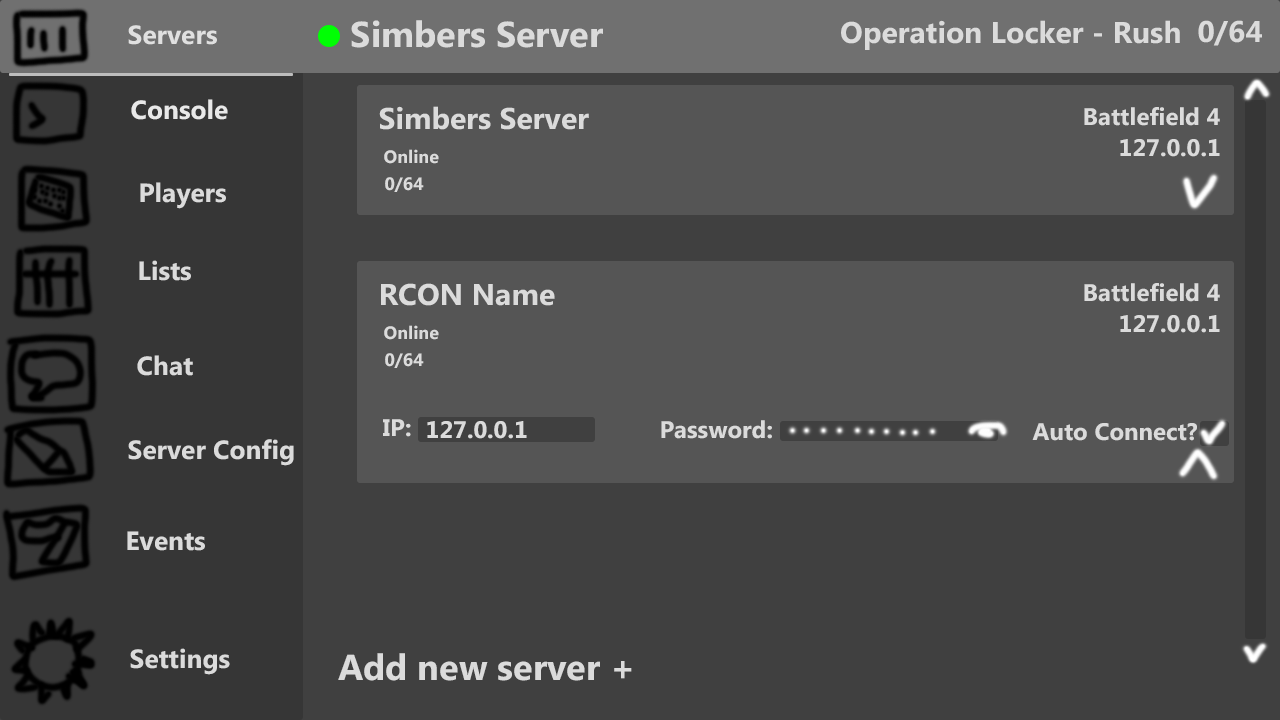
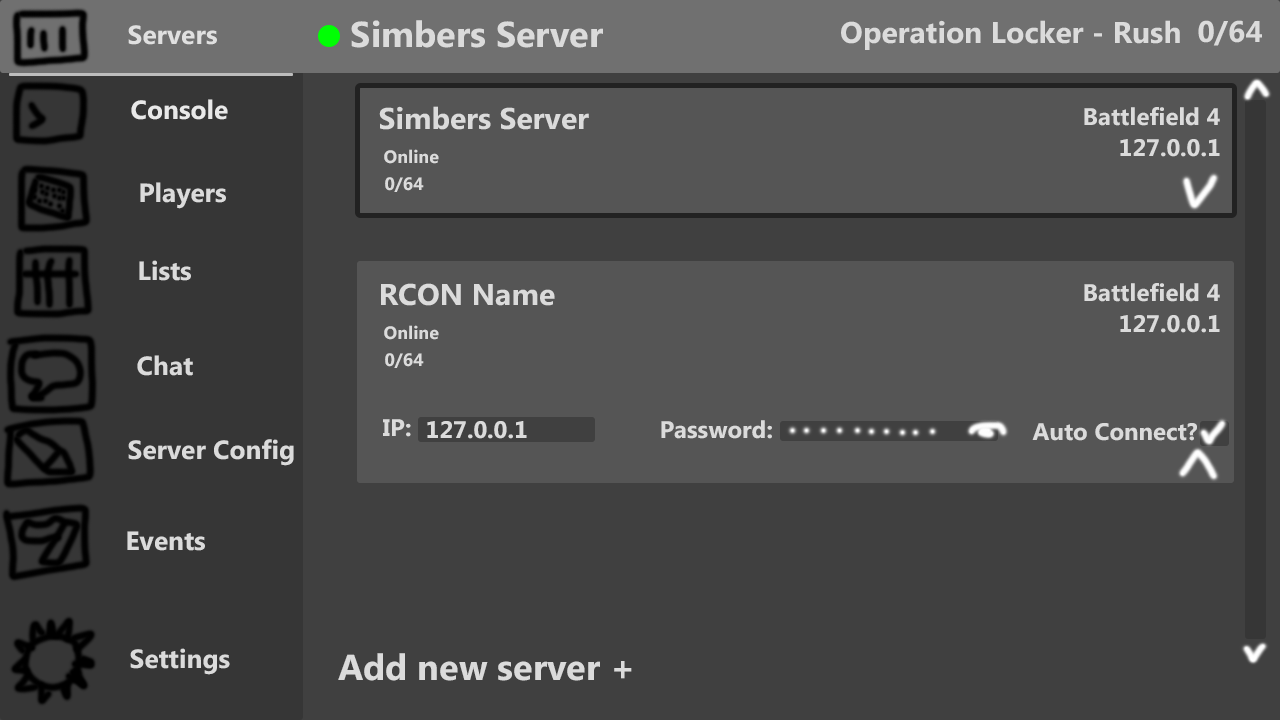
Layer changes from the first 1280 x 720 image to the second:
painted on "Rectangle 2" (1st of 2, in "Servers" › "Server 1") over <box>355,83,1237,218</box>
